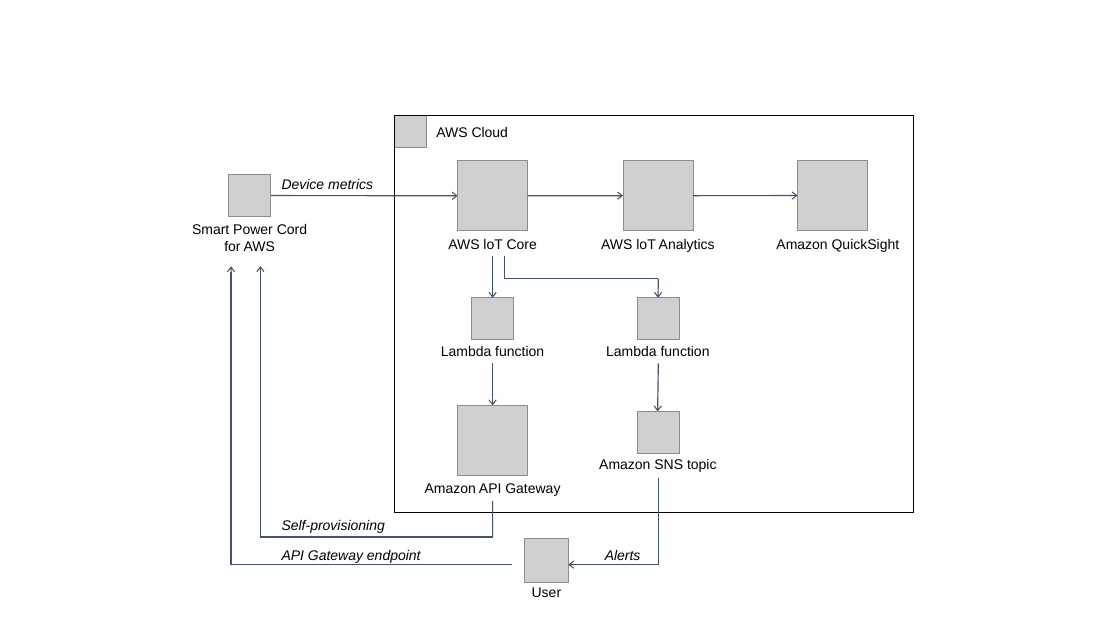
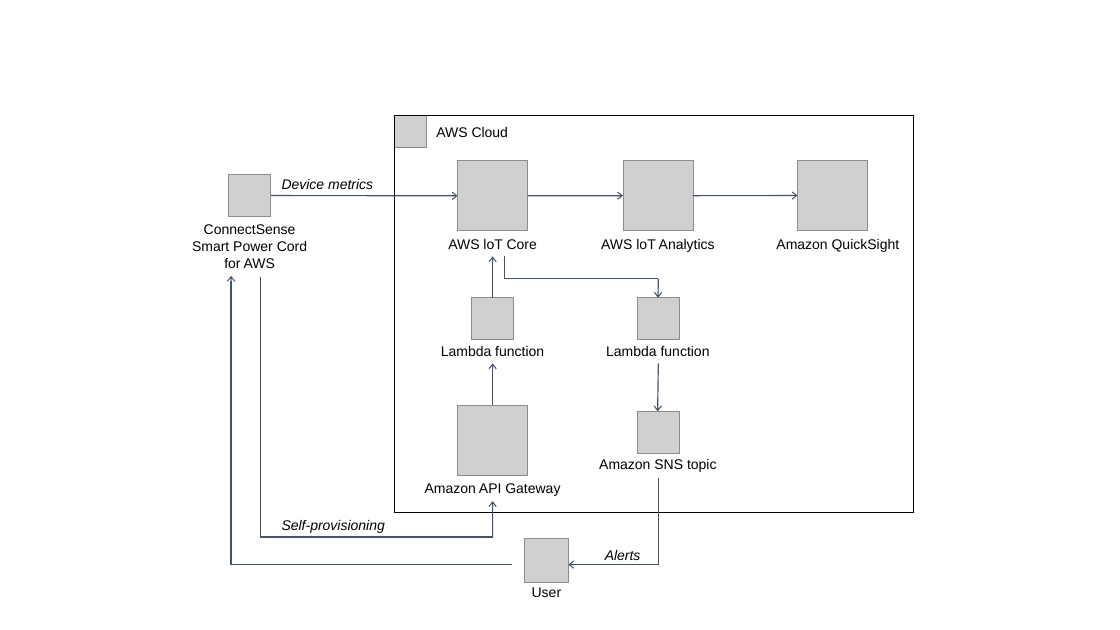
Before and after one commit to trek10inc/quickstart-grid-connect-connectsense, a slide deck: slide 1 of docs/images/connectsense-spc-architecture-diagram.pptx. Drawn at 1120x630 pixels with LibreOffice and Linux fonts; fonts in the diff are those of the drawing; grey boxes stand for pictures. Boxes give left, top, right and bottom in pixels: in the first picture for what was removed or moved away, otherwise in the second. Text is boxed around its words. In the diff, an @@ line names an element or a change of style, - is before the commit and + after.

```diff
--- a/docs/images/connectsense-spc-architecture-diagram.pptx
+++ b/docs/images/connectsense-spc-architecture-diagram.pptx
@@ text at (204,224,296,234): paragraph added @@
+ConnectSense
@@ arrow (492, 298) - (492, 256): arrowheads changed @@
@@ freeform shape: place and size @@
-freeform shape at (231,266,512,565)
+freeform shape at (231,276,512,565)
@@ freeform shape: place and size @@
-freeform shape at (260,266,492,537)
+freeform shape at (260,276,492,537)
@@ arrow (492, 406) - (492, 364): arrowheads changed @@
@@ line (492, 537) - (492, 502): line to arrow @@
@@ text removed at (282,550,421,563) @@
-API Gateway endpoint
```
Also in this commit, not shown: 7 other files.
